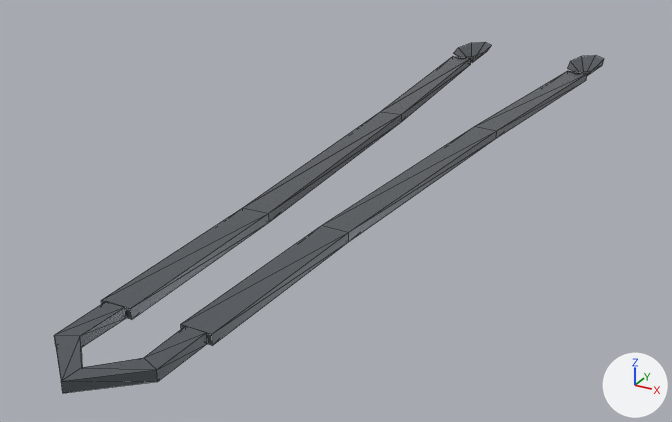
Renders of the glTF model assets/models/ice_tongs.glb from each side of a commit.
One viewpoint serves both versions: a 50 mm lens placed at (0.173, -0.382, 0.18), pointed at (-0.023, -0.025, 0.002). Every picture has the same lights, and +X, +Y and +Z are marked at lower right. The picture after the commit comes second. Mesh edges are drawn as thin lines. Where no turn or scale is listed for an object, it has been applied to the vertices. Vertices at exactly the same position are counted once.

Objects in the first picture: 'LeftPickupSpoon', 'LeftStrip', 'RightPickupSpoon', 'RightStrip', 'SpringBridge'.
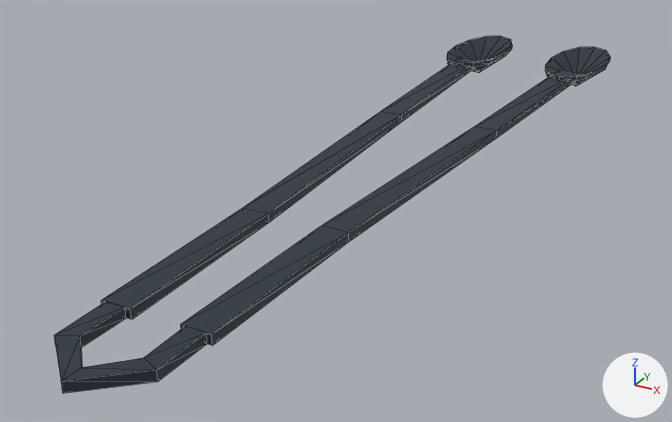
Commit message: fix: improve stage two metal readability

Where the change shows, as pixel boxes [x1, y1, x2, y2] in the pictures (672 x 422 px):
'RightStrip', recoloured: [181, 71, 579, 345] in both
'LeftStrip', recoloured: [101, 58, 471, 320] in both
'SpringBridge', recoloured (darker): [54, 302, 207, 393] in both
'RightPickupSpoon', recoloured, reshaped, moved (78% wider, 82% taller): before [568, 55, 604, 76]; after [545, 47, 610, 86]
'LeftPickupSpoon', recoloured, reshaped, moved (65% wider, 73% taller): before [453, 42, 492, 63]; after [447, 36, 512, 73]

What the commit changed:
Material 'Stage2_dark_satin' (mat_stage2_dark_satin) changes colour from grey #6f767c to dark blue #2c353f; in linear values from (0.16, 0.18, 0.2) to (0.025, 0.035, 0.05).
me_leftpickupspoon_mesh is used by ob_leftpickupspoon; location (-0.037, 0.185, 0.03).
me_leftpickupspoon_mesh had 9 vertices, 8 faces and spanned x -0.01..0.01, y -0.023..0.023, z -0.006..0.003.
me_leftpickupspoon_mesh now has 26 vertices, 48 faces and spans x -0.017..0.017, y -0.04..0.04, z -0.012..0.004.
me_leftpickupspoon_mesh part 1: the whole mesh is rebuilt.
me_rightpickupspoon_mesh is used by ob_rightpickupspoon; location (0.037, 0.185, 0.03).
me_rightpickupspoon_mesh had 9 vertices, 8 faces and spanned x -0.01..0.01, y -0.023..0.023, z -0.006..0.003.
me_rightpickupspoon_mesh now has 26 vertices, 48 faces and spans x -0.017..0.017, y -0.04..0.04, z -0.012..0.004.
me_rightpickupspoon_mesh part 2: the whole mesh is rebuilt.
Object 'LeftPickupSpoon' (ob_leftpickupspoon) moves from (-0.037, 0.185, 0.03) to (-0.032, 0.185, 0.03).
Object 'RightPickupSpoon' (ob_rightpickupspoon) moves from (0.037, 0.185, 0.03) to (0.032, 0.185, 0.03).
